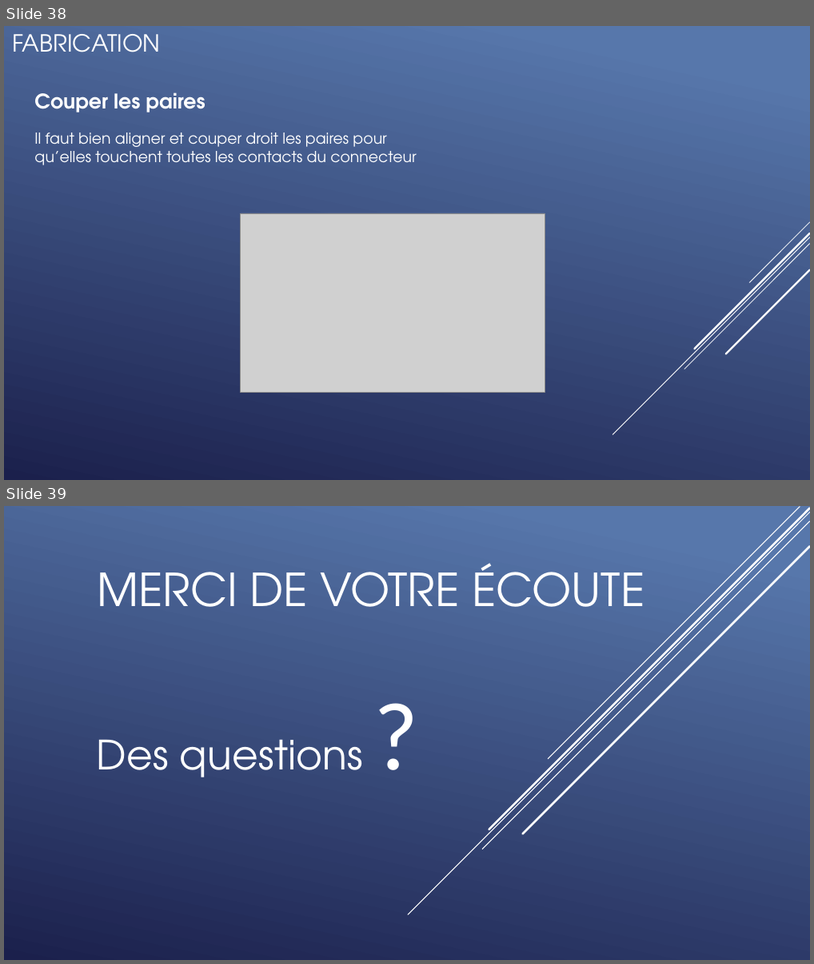
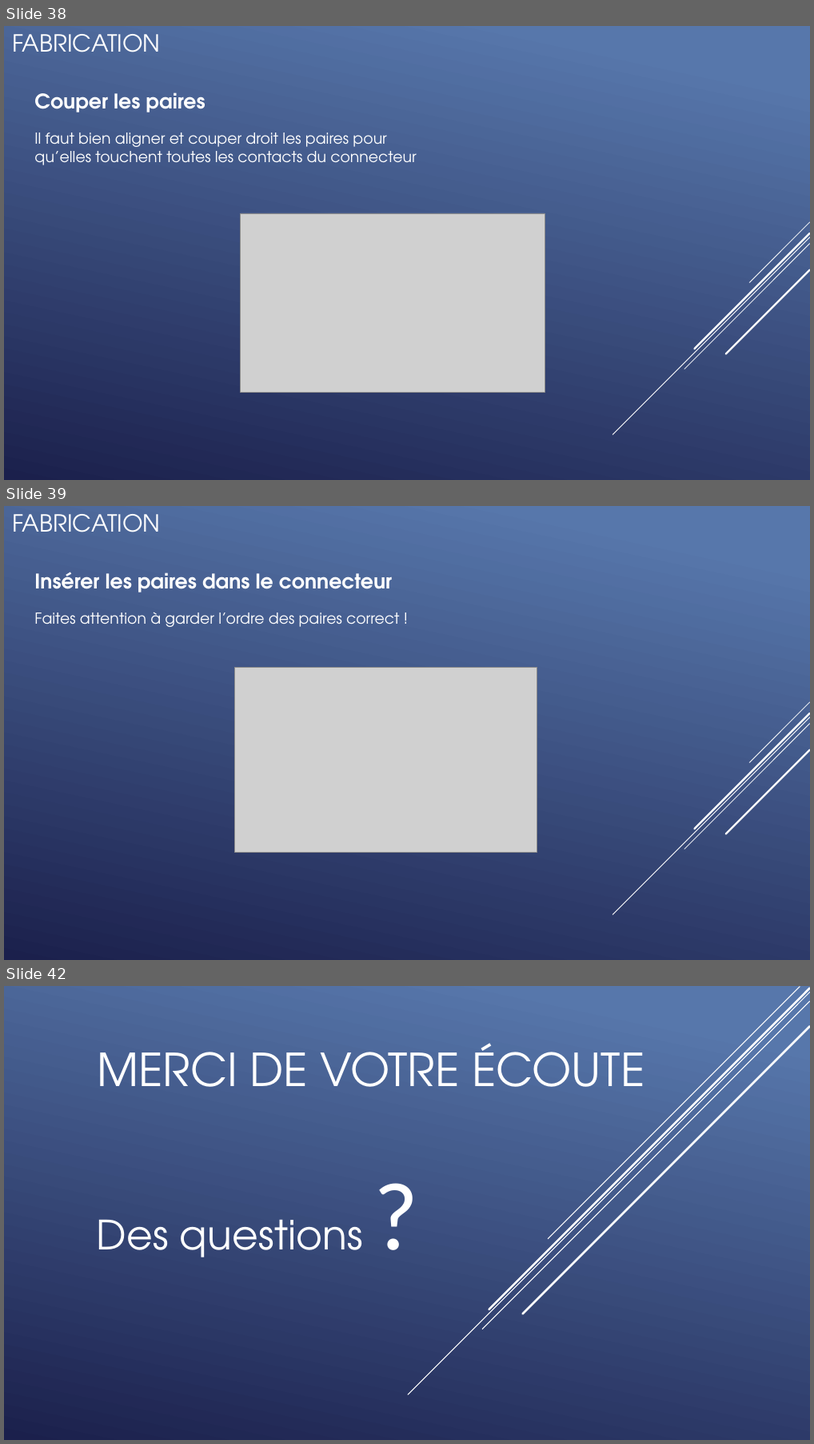
Before and after one commit to QuentinKrg/M214-Ethernet, a slide deck: Module 214 - Fabrication_Ethernet.pptx. Shown one above the other, each under a label of ours: slides 38 and 39 before the commit, slides 38, 39 and 42 after it; the slides between them are not shown. The pictures are 814x964 and 814x1444 pixels, drawn with LibreOffice and Linux fonts; fonts in the diff are those of the drawing; grey boxes stand for pictures. Boxes give left, top, right and bottom in pixels: in the first picture for what was removed or moved away, otherwise in the second. Text is boxed around its words. In the diff, an @@ line names an element or a change of style, - is before the commit and + after.

```diff
--- a/Module 214 - Fabrication_Ethernet.pptx
+++ b/Module 214 - Fabrication_Ethernet.pptx
@@ slide 39 added at [4, 506, 810, 960], background gradient #5877AB to #1C204D; not listed: 5 template elements that a slide beside it also shows @@
@@ title added at [12, 514, 161, 532], 28 pt, text #FFFFFF @@
+FABRICATION
@@ text added at [34, 572, 392, 592], 24 pt, text #FFFFFF, bold @@
+Insérer les paires dans le connecteur
@@ text added at [34, 612, 399, 627], 18 pt, text #FFFFFF @@
+Faites attention à garder l’ordre des paires correct !
@@ picture added at [234, 667, 538, 852] @@
@@ what was slide 39 is now slide 42 @@
```
Also in this commit, not shown: 2 other slides added, 1 other file.
